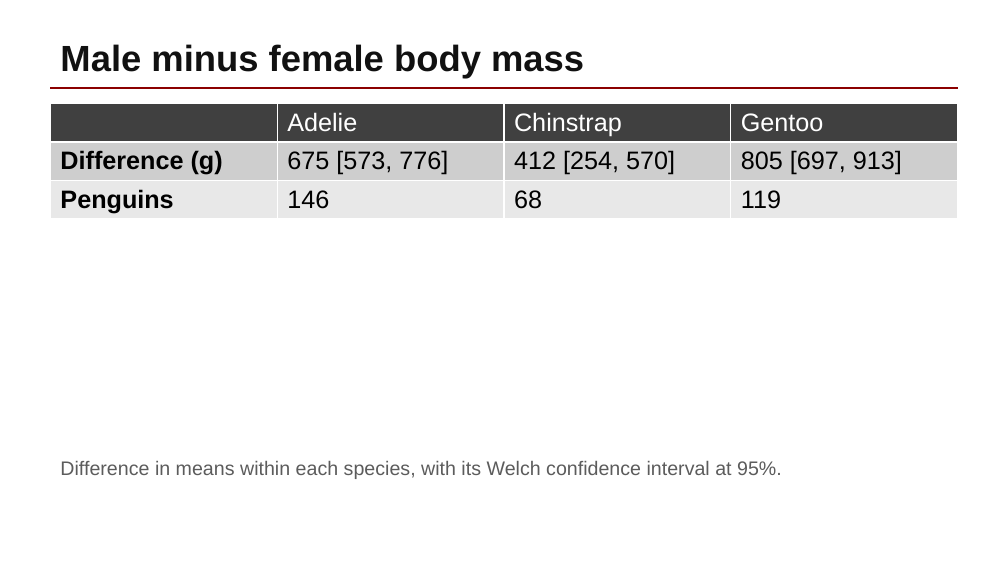
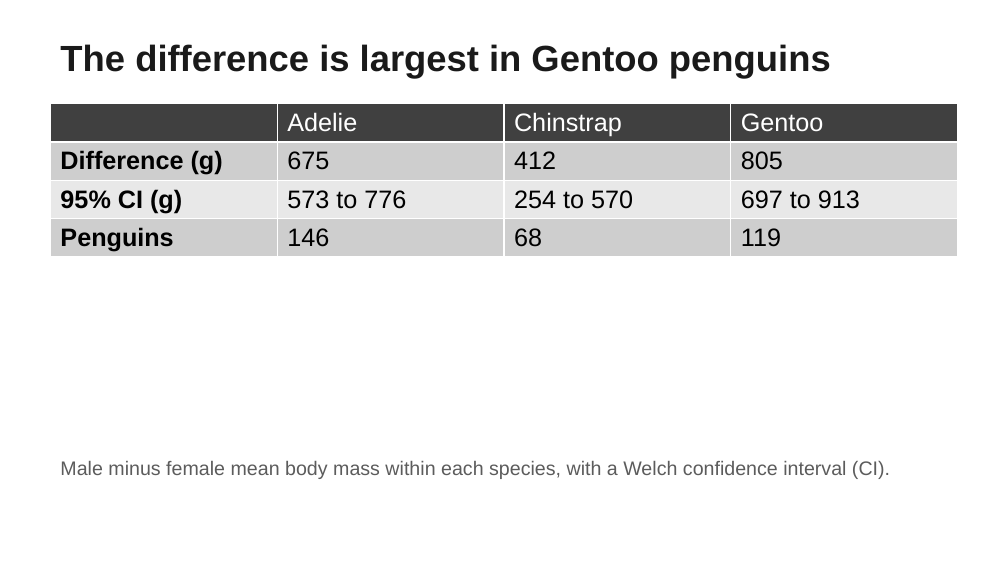
Before and after one commit to soffiafdz/r-analysis-template, a slide deck: slide 4 of example/outputs/reports/slides.pptx. Drawn at 1008x567 pixels with LibreOffice and Linux fonts; fonts in the diff are those of the drawing. Boxes give left, top, right and bottom in pixels: in the first picture for what was removed or moved away, otherwise in the second. Text is boxed around its words. In the diff, an @@ line names an element or a change of style, - is before the commit and + after.

```diff
--- a/example/outputs/reports/slides.pptx
+++ b/example/outputs/reports/slides.pptx
@@ title at (60,44,831,79): text changed; text colour #111111 to #1A1A1A @@
-Male minus female body mass
+The difference is largest in Gentoo penguins
@@ line removed from (50, 88) to (958, 88) @@
@@ table at (50,104,958,438) @@
-row 2: Difference (g) | 675 [573, 776] | 412 [254, 570] | 805 [697, 913]
+row 2: Difference (g) | 675 | 412 | 805
+row 3: 95% CI (g) | 573 to 776 | 254 to 570 | 697 to 913
@@ text at (60,461,890,479): text changed @@
-Difference in means within each species, with its Welch confidence interval at 95%.
+Male minus female mean body mass within each species, with a Welch confidence interval (CI).
```
Also in this commit, not shown: 4 other slides changed, 1 slide removed, 14 other files.
